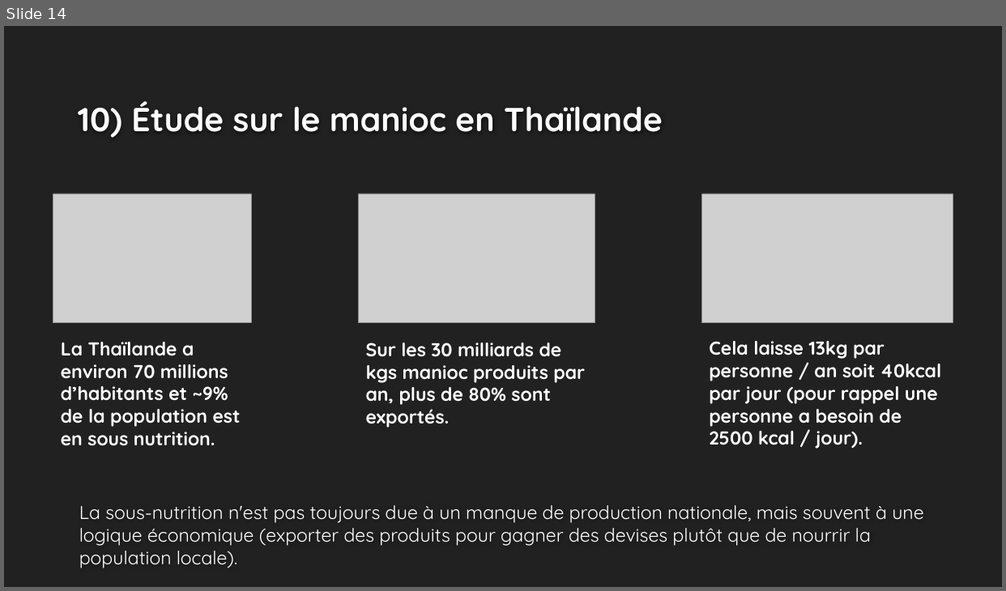
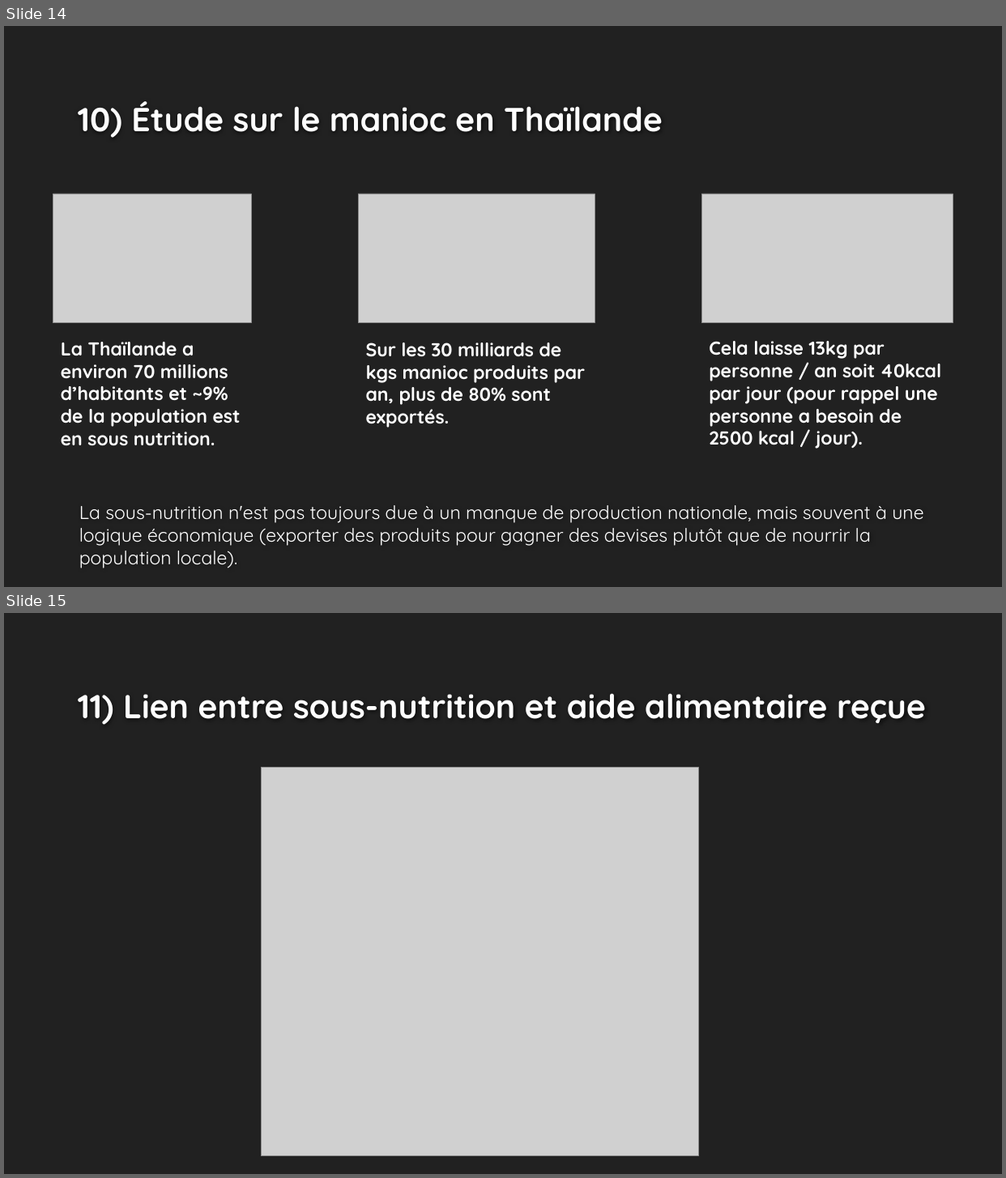
Before and after one commit to ziedbelhocine/Cours-OC, a slide deck: Data_Analyst/Projet_4/Template+de+présentation_Faim_monde-V2.pptx. Shown one above the other, each under a label of ours: slide 14 before the commit, slides 14 and 15 after it. The pictures are 1006x591 and 1006x1178 pixels, drawn with LibreOffice and Linux fonts; fonts in the diff are those of the drawing; grey boxes stand for pictures; background and template pictures are left out. Boxes give left, top, right and bottom in pixels: in the first picture for what was removed or moved away, otherwise in the second. Text is boxed around its words. In the diff, an @@ line names an element or a change of style, - is before the commit and + after.

```diff
--- a/Data_Analyst/Projet_4/Template+de+présentation_Faim_monde-V2.pptx
+++ b/Data_Analyst/Projet_4/Template+de+présentation_Faim_monde-V2.pptx
@@ slide 15 added at [4,613,1002,1174], background #212121 @@
@@ title added at [78,693,926,725], 32 pt, text #FEFEFE, bold @@
+11) Lien entre sous-nutrition et aide alimentaire reçue
@@ picture added at [261,767,698,1157] @@
```
Also in this commit, not shown: 2 slides changed, 4 other slides added, 2 slides removed, 1 other file.
